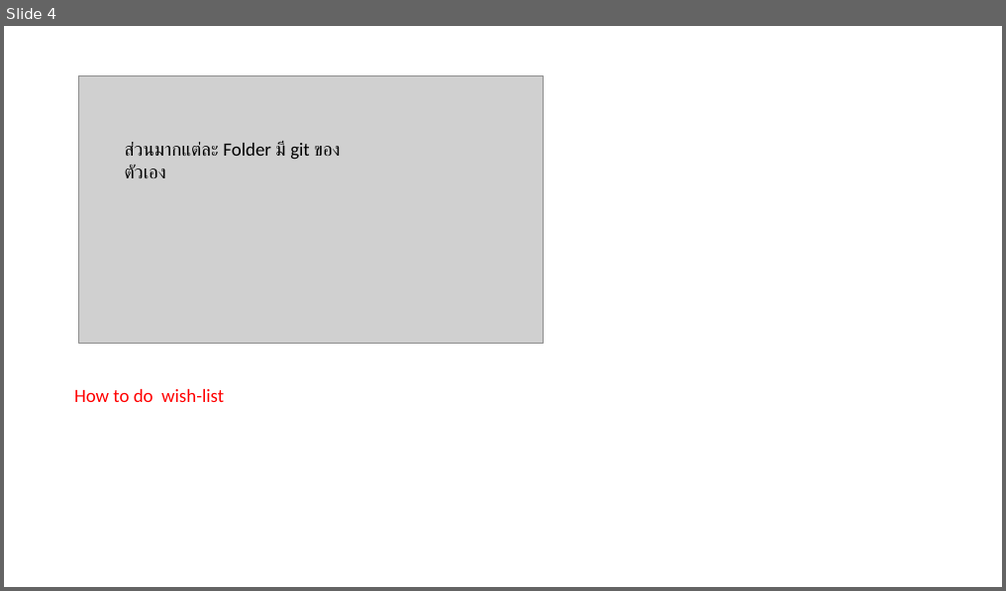
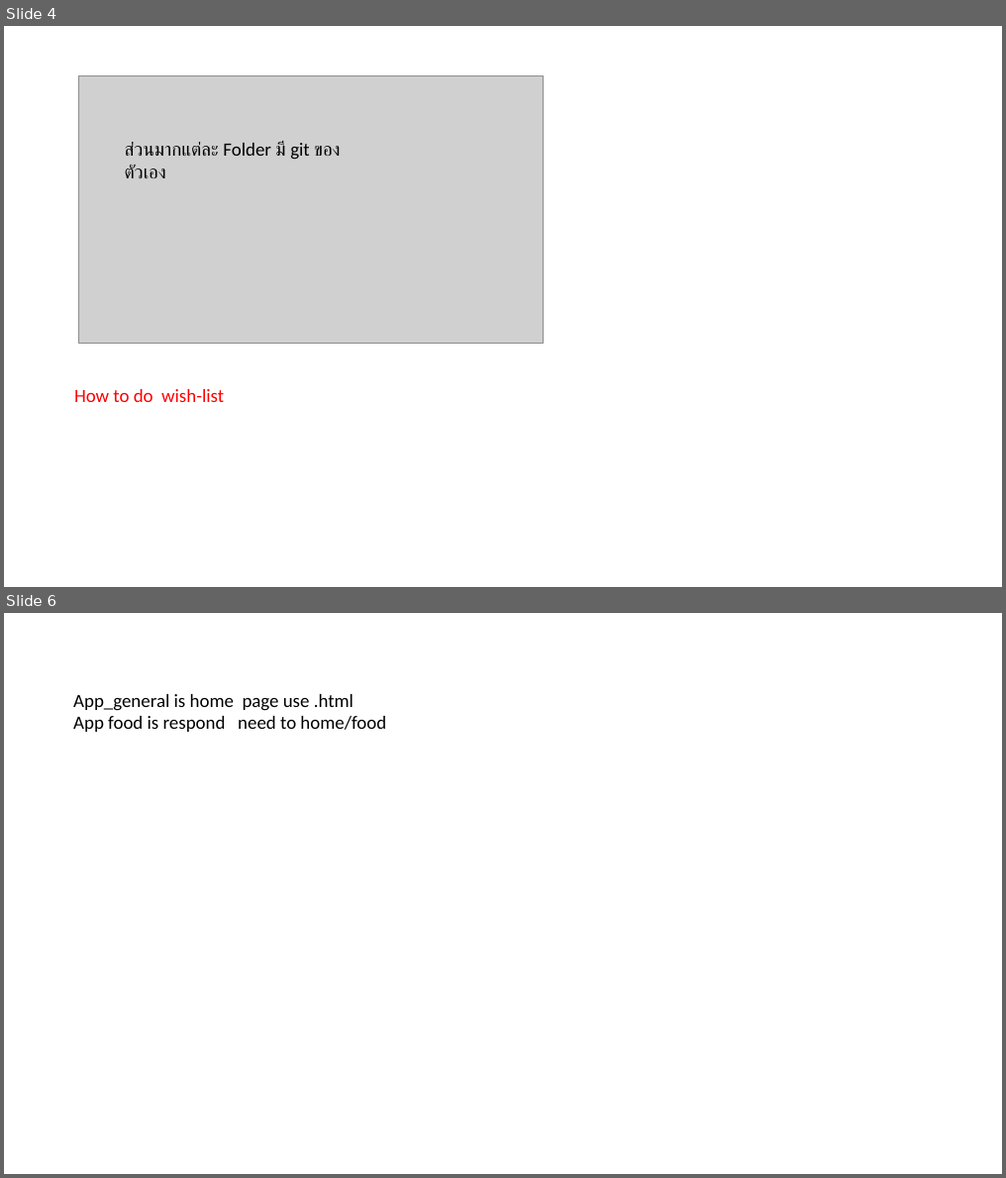
Before and after one commit to Witaya252525/Django_ice-cream, a slide deck: MEMO.pptx. Shown one above the other, each under a label of ours: slide 4 before the commit, slides 4 and 6 after it; the slides between them are not shown. The pictures are 1006x591 and 1006x1178 pixels, drawn with LibreOffice and Linux fonts; fonts in the diff are those of the drawing; grey boxes stand for pictures. Boxes give left, top, right and bottom in pixels: in the first picture for what was removed or moved away, otherwise in the second. Text is boxed around its words. In the diff, an @@ line names an element or a change of style, - is before the commit and + after.

```diff
--- a/MEMO.pptx
+++ b/MEMO.pptx
@@ slide 6 added at (4, 613, 1002, 1174), background #FFFFFF @@
@@ text added at (73, 694, 386, 732), 18 pt, text #000000 @@
+App_general is home page use .html
+App food is respond need to home/food
```
Also in this commit, not shown: 2 other slides added, 1 other file.
